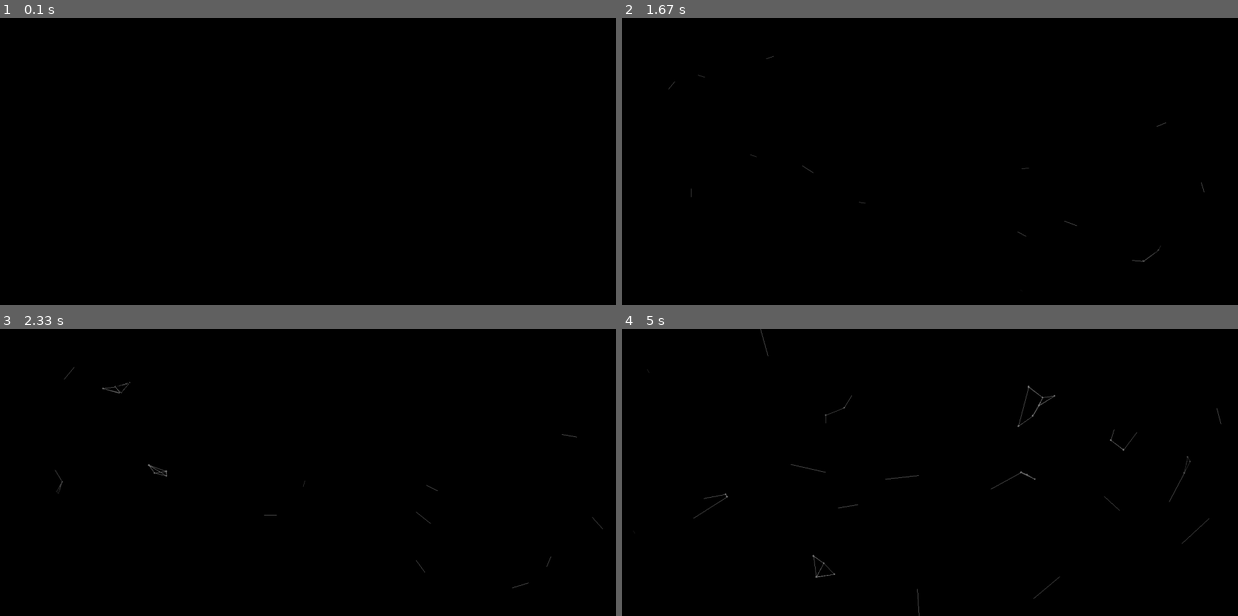
Above: before the commit, frames 1-4 (two rows, left to right).
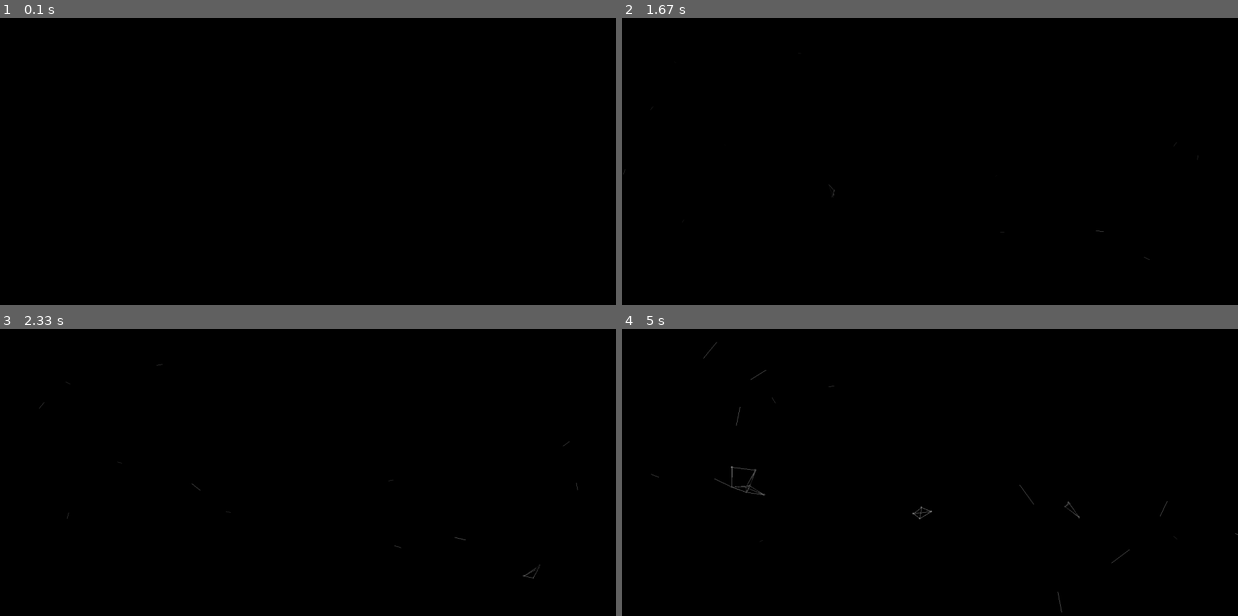
Above: after the commit, the same moments.

Repository: frost-dream/pygame-arts
Game: pygame game, started from really new file.py
Two runs of this game, one before a commit and one after it. Both use one fixed random seed, a clock stepped at 60 frames per second and the inputs below.
Inputs (mouse positions are in pixels of both pictures, inside the frame that each line leads up to):
- Up to frame 1 (0.1 s): no input
- Up to frame 2 (1.67 s): click (1127, 152) at 0.38 s; click (991, 224) at 0.72 s; click (1157, 261) at 1.05 s; click (782, 104) at 1.38 s
- Up to frame 3 (2.33 s): click (542, 578) at 1.72 s; click (221, 412) at 2.05 s
- Up to frame 4 (5 s): click (1145, 547) at 2.38 s; click (726, 501) at 2.72 s; click (751, 417) at 3.05 s; click (782, 521) at 3.38 s; click (1151, 538) at 3.72 s; click (745, 578) at 4.05 s; click (739, 489) at 4.38 s; click (966, 552) at 4.72 s

Frame 1 is identical in both runs. In frame 2, less than 0.1% of the frame differs, in the area x 0-95%, y 13-85%; in frame 3, 0.2%; in frame 4, 0.6%, in the area x 4-100%, y 0-100%.

Commit message:
really new file.py

Diff:
--- a/really new file.py
+++ b/really new file.py
@@ -65,8 +65,7 @@
         else:
             line['timer'] += 1
         mouse_x, mouse_y = get_pos()
-        distance_to_mouse = dist((line['x'], line['y']), (mouse_x, mouse_y))
-        if distance_to_mouse < 100:
+        if dist((line['x'], line['y']), (mouse_x, mouse_y)) < 100:
             if temp > 50:
                 lines.remove(line)
             else:
@@ -76,4 +75,4 @@
             line['x'] += cos(angle_to_mouse) * 5
             line['y'] += sin(angle_to_mouse) * 5
     flip()
-    clock.tick(100)
+    clock.tick(60)
